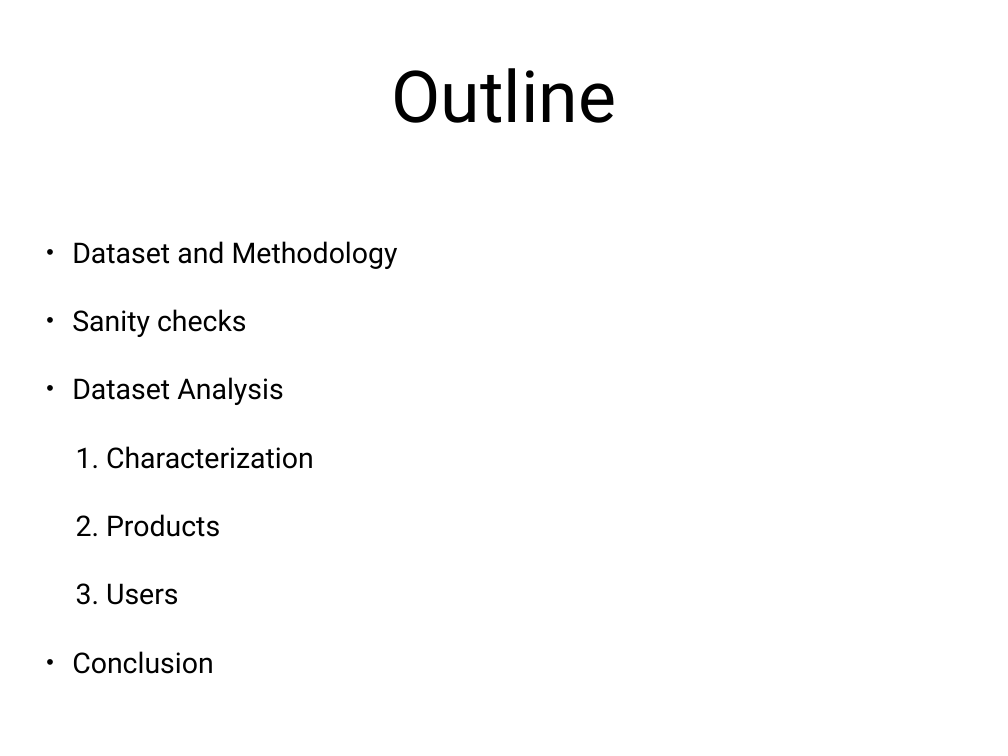
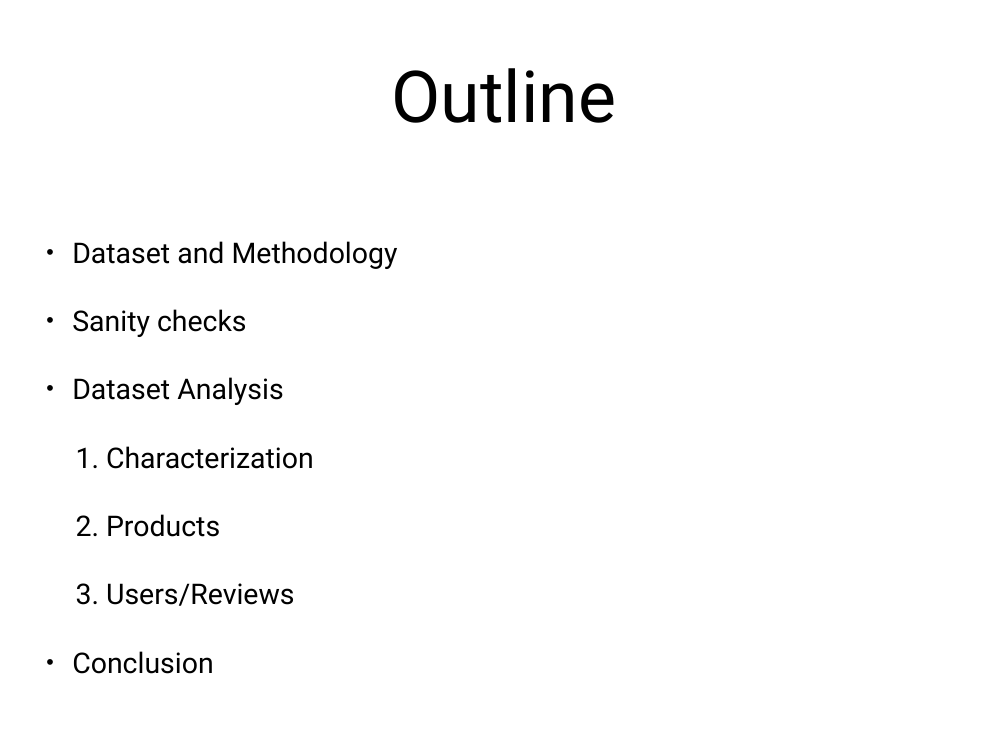
Before and after one commit to jcarreira/amazon-study, a slide deck: slide 2 of presentation/jcarreira_presentation.pptx. Drawn at 1008x756 pixels with LibreOffice and Linux fonts; fonts in the diff are those of the drawing. Boxes give left, top, right and bottom in pixels: in the first picture for what was removed or moved away, otherwise in the second. Text is boxed around its words. In the diff, an @@ line names an element or a change of style, - is before the commit and + after.

```diff
--- a/presentation/jcarreira_presentation.pptx
+++ b/presentation/jcarreira_presentation.pptx
@@ text at bbox=[106, 583, 295, 606]: text changed @@
-  3. Users
+  3. Users/Reviews
```
Also in this commit, not shown: 6 other slides changed, 3 slides added, 1 slide removed, 2 other files.
